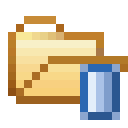
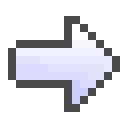
Two versions of the same layered image (128x128). Layer-by-layer changes:
hid "category bug" over [80, 64, 120, 120]
hid "category" over [8, 16, 128, 104]
added layer "navigate forward" above "navigate back" over [8, 16, 120, 112]
